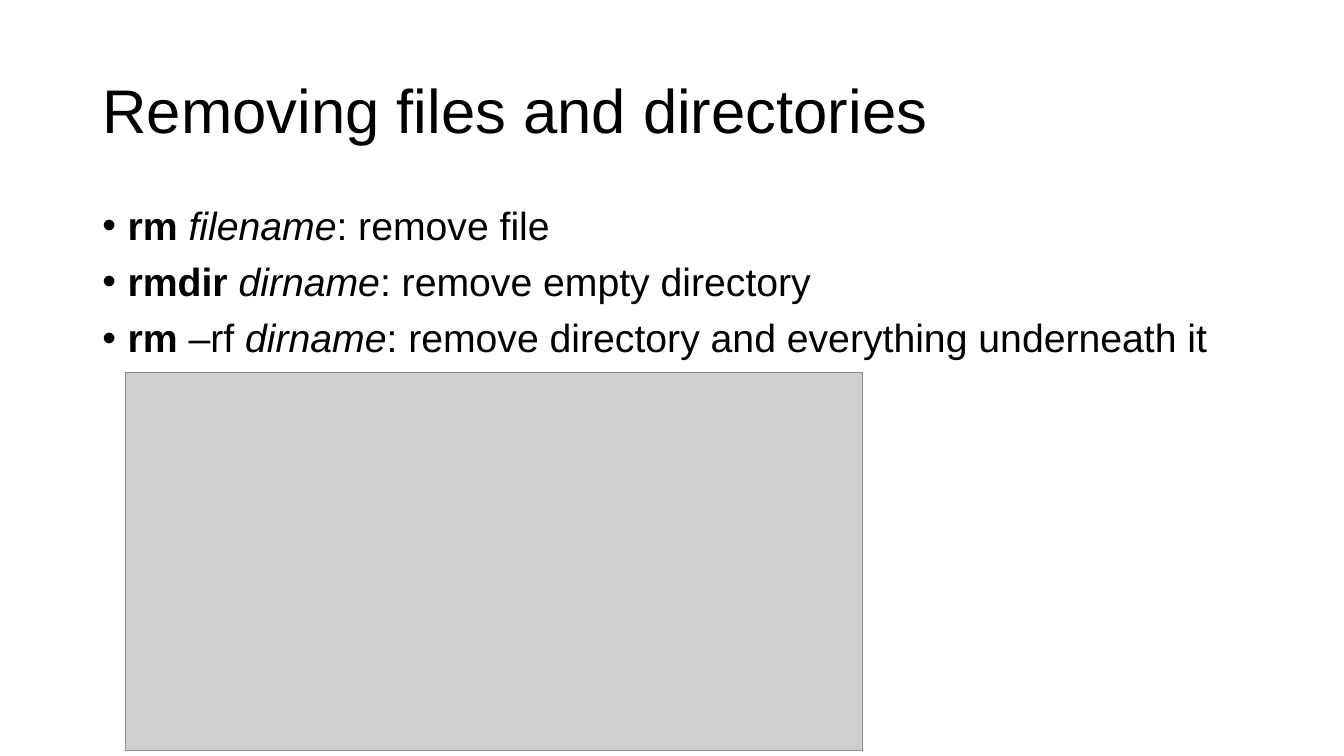
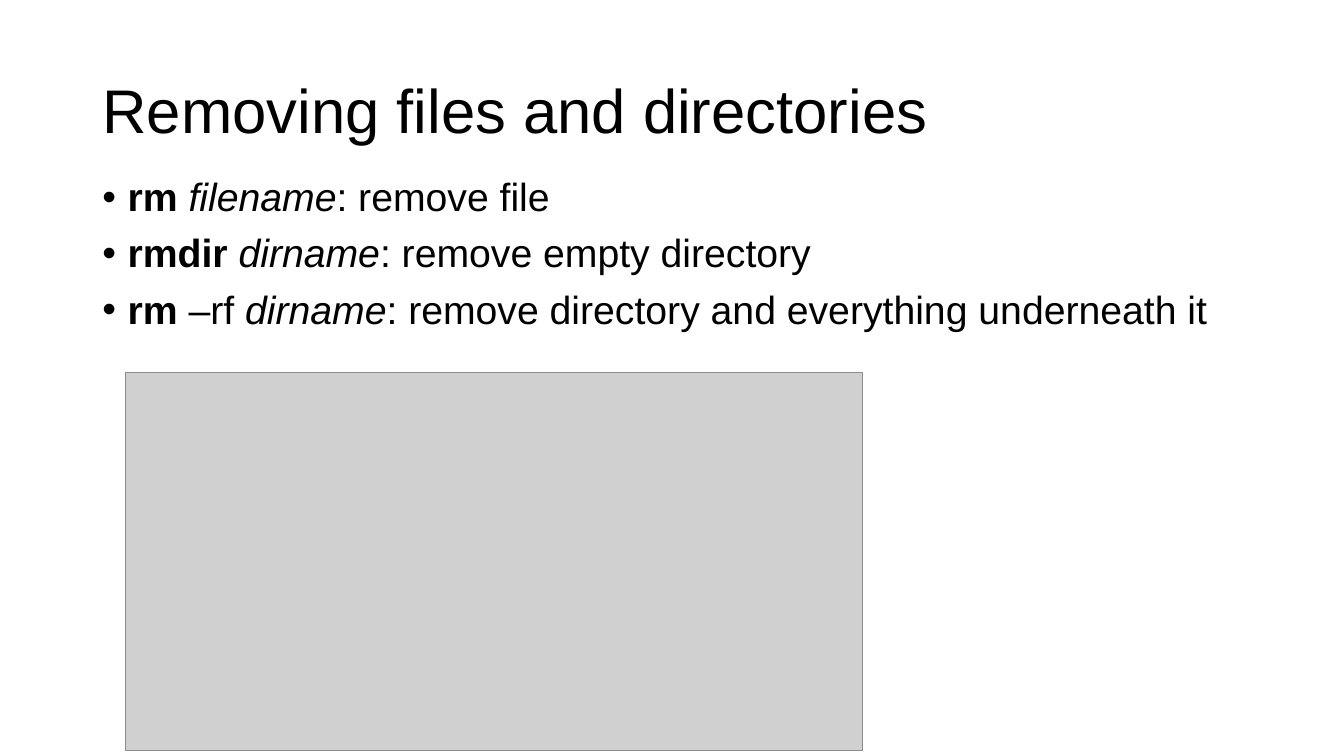
Before and after one commit to parrt/msds501, a slide deck: slide 13 of slides/terminal.pptx (slide 12 before the commit). Drawn at 1344x756 pixels with LibreOffice and Linux fonts; fonts in the diff are those of the drawing; grey boxes stand for pictures; background and template pictures are left out. Boxes give left, top, right and bottom in pixels: in the first picture for what was removed or moved away, otherwise in the second. Text is boxed around its words. In the diff, an @@ line names an element or a change of style, - is before the commit and + after.

```diff
--- a/slides/terminal.pptx
+++ b/slides/terminal.pptx
@@ text "rm filename: remove file": place and size @@
-text "rm filename: remove file" at (128, 211, 1207, 360)
+text "rm filename: remove file" at (128, 182, 1207, 332)
```
Also in this commit, not shown: 12 other slides changed, 2 slides added, 1 slide removed.
